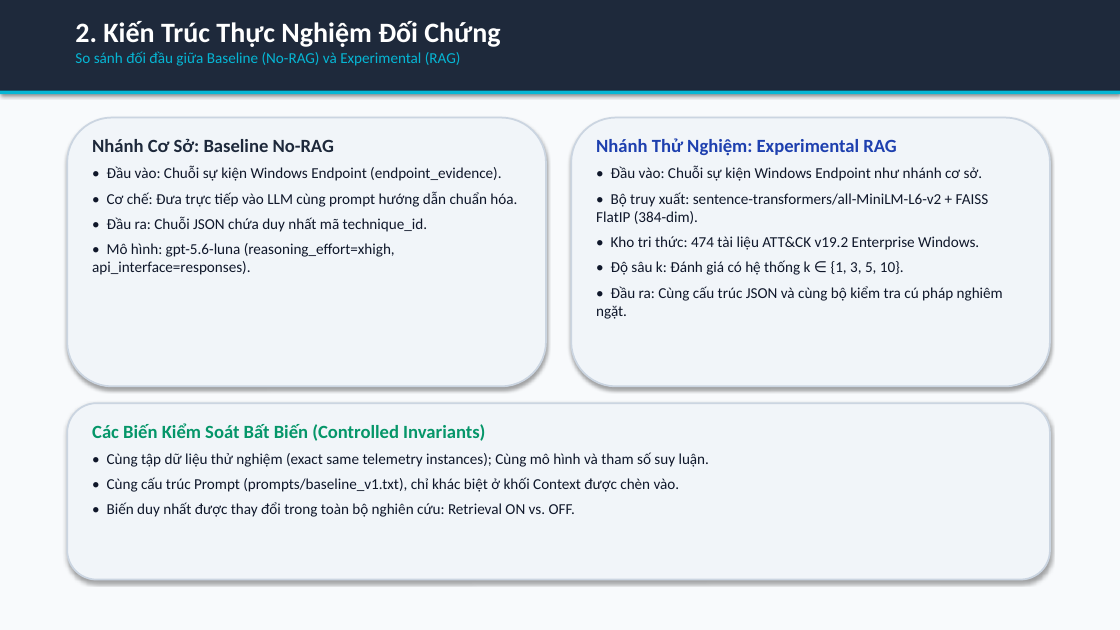
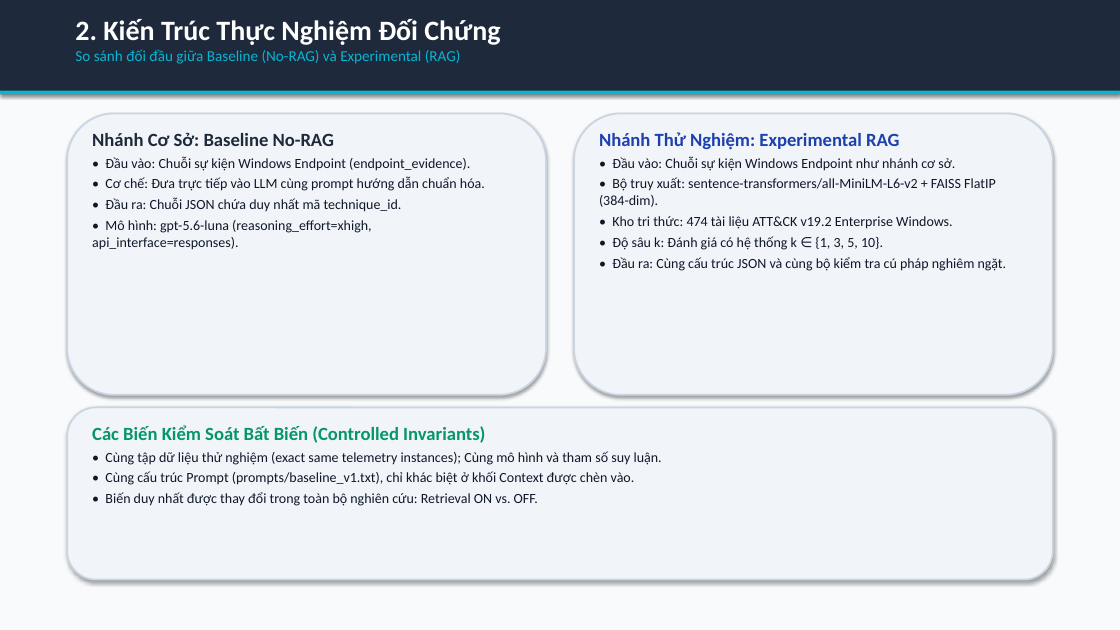
Before and after one commit to habachcp6/RAG2ATTCK, a slide deck: slide 3 of docs/presentation/slides.pptx. Drawn at 1120x630 pixels with LibreOffice and Linux fonts; fonts in the diff are those of the drawing. Boxes give left, top, right and bottom in pixels: in the first picture for what was removed or moved away, otherwise in the second. Text is boxed around its words. In the diff, an @@ line names an element or a change of style, - is before the commit and + after.

```diff
--- a/docs/presentation/slides.pptx
+++ b/docs/presentation/slides.pptx
@@ rounded rectangle: place and size @@
-rounded rectangle at (67,118,546,386)
+rounded rectangle at (67,113,546,395)
@@ rounded rectangle: place and size @@
-rounded rectangle at (571,118,1050,386)
+rounded rectangle at (574,113,1053,395)
@@ text at (92,156,485,250): size 13 to 12 pt; less space between paragraphs @@
@@ text at (599,156,1006,271): size 13 to 12 pt in "• Đầu vào: Chuỗi sự kiện Windows ...", "• Bộ truy xuất: sentence-transformers/all-MiniLM-L6-v2 + FAI ...", "• Kho tri thức: 474 tài liệu ...", "• Độ sâu k: Đánh giá có ..." and 1 more places; less space between paragraphs @@
@@ rounded rectangle: place and size @@
-rounded rectangle at (67,403,1050,580)
+rounded rectangle at (67,408,1053,580)
@@ text at (105,451,662,506): size 13 to 12 pt in "• Cùng tập dữ liệu thử nghiệm ...", "• Cùng cấu trúc Prompt (prompts/baseline_v1.txt), chỉ ...", "• Biến duy nhất được thay đổi ..."; less space between paragraphs @@
```
Also in this commit, not shown: 11 other slides changed, 7 other files.
